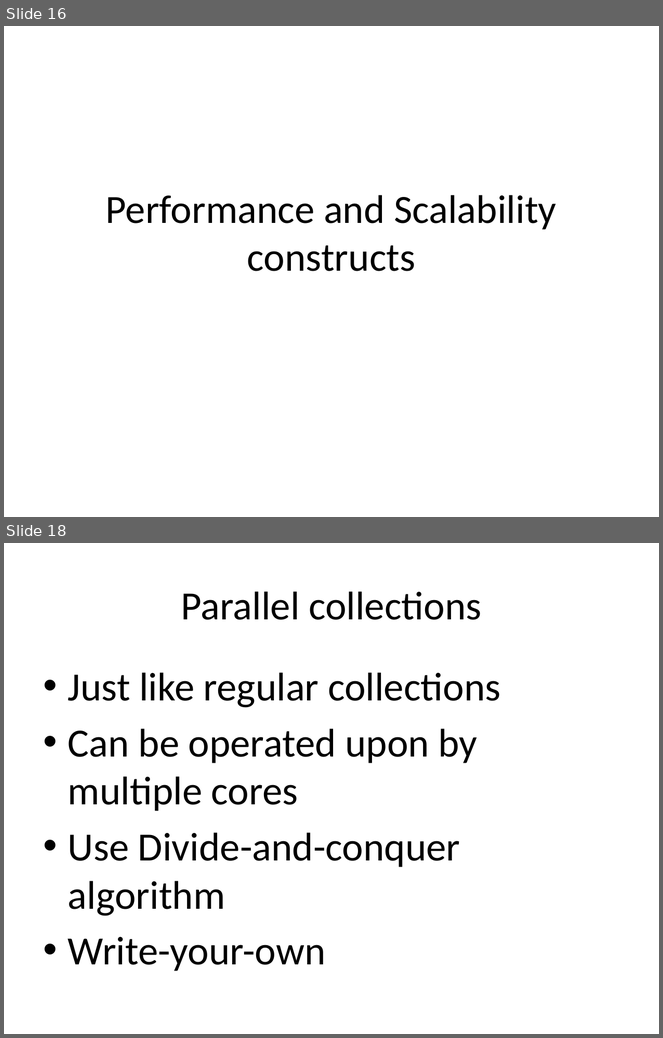
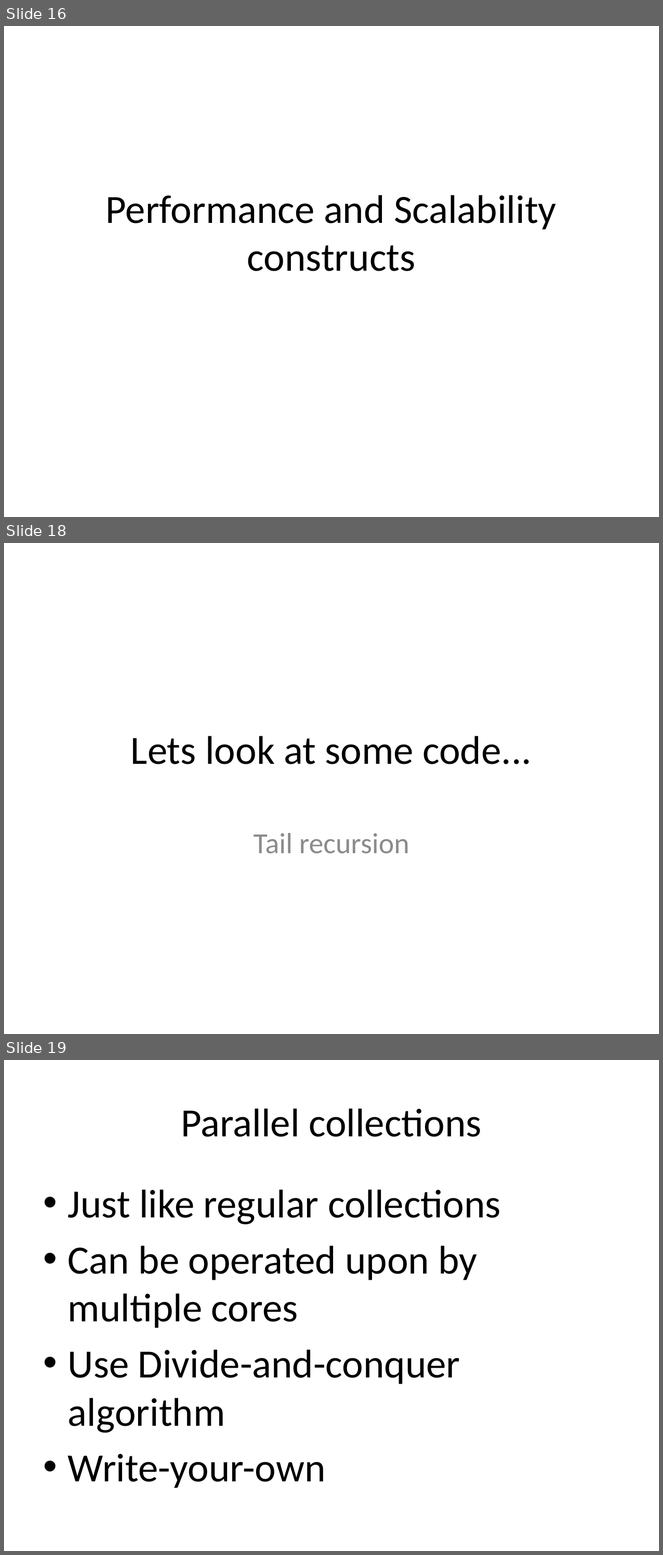
Before and after one commit to todkar/Away_Day, a slide deck: Scala_Away_Day.pptx. Shown one above the other, each under a label of ours: slides 16 and 18 before the commit, slides 16, 18 and 19 after it; the slides between them are not shown. The pictures are 663x1038 and 663x1555 pixels, drawn with LibreOffice and Linux fonts; fonts in the diff are those of the drawing. Boxes give left, top, right and bottom in pixels: in the first picture for what was removed or moved away, otherwise in the second. Text is boxed around its words. In the diff, an @@ line names an element or a change of style, - is before the commit and + after.

Commit message:
updates

```diff
--- a/Scala_Away_Day.pptx
+++ b/Scala_Away_Day.pptx
@@ slide 18 added at (4, 543, 659, 1034), background #FFFFFF @@
@@ title added at (131, 736, 531, 765), 44 pt, text #000000 @@
+Lets look at some code...
@@ subtitle added at (254, 833, 410, 854), 32 pt, text #8C8C8C @@
+Tail recursion
@@ what was slide 18 is now slide 19 @@
```
Also in this commit, not shown: 1 slide changed.
